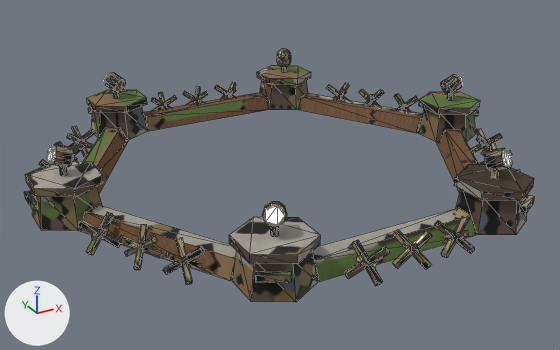
An edit to the glTF model game/assets/models/fort_l6.glb, drawn before and after from the same camera.
Before and after are seen from a camera (50 mm lens) standing at (-1.395, -2.531, 1.243) and looking at (-0.03, -0.05, 0.002). Lighting does not change. The marker at lower left points along +X, +Y and +Z. The older version comes first. Mesh edges are drawn as thin lines. Where no turn or scale is listed for an object, it has been applied to the vertices. Vertices at exactly the same position are counted once.

Objects in the first picture: 'fort_l6'.
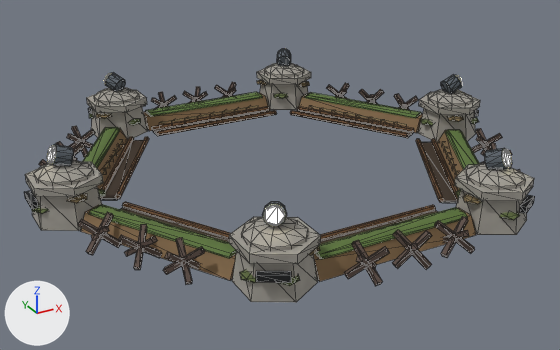
What changed in the scene script:
```text
Change me_cube:
    used by ob_fort_l6; location = (0.645, 0.372, 0.03)
    remove me_cube.from_pydata(...)  # 984 vertices, 1584 faces; spans x -1.64..0.35, y -1.29..0.55, z -0.03..0.24
    add me_cube.from_pydata(...)  # 2220 vertices, 3624 faces; spans x -1.64..0.35, y -1.29..0.55, z -0.03..0.24
    me_cube part 1: the loose piece of 8 vertices spanning x -0.95..-0.33, y 0.31..0.44, z -0.03..0.03 is copied, and the copy is scaled about its middle by (0.935, 0.623, 0.2), then moved by (0.0, 0.0, 0.03); it spans x -0.93..-0.35, y 0.33..0.41, z 0.03..0.04
    me_cube part 2: a new loose piece, a box spanning x -0.945..-0.345, y 0.2274..0.2874, z -0.03..-0.022, in mat_baked (picture img_bake)
    me_cube part 3: a new loose piece, a 6-sided cylinder along x spanning x -0.945..-0.345, y 0.212..0.234, z -0.026..-0.006, in mat_baked (picture img_bake)
    me_cube part 4: a new loose piece, a 6-sided cylinder along x spanning x -0.945..-0.345, y 0.28..0.302, z -0.026..-0.006, in mat_baked (picture img_bake)
    me_cube part 5: the loose piece of 8 vertices spanning x -0.96..-0.34, y -1.18..-1.05, z -0.03..0.03 is copied, and the copy is scaled about its middle by (0.935, 0.623, 0.2), then moved by (0.0, 0.0, 0.03); it spans x -0.93..-0.36, y -1.15..-1.08, z 0.03..0.04
    me_cube part 6: a new loose piece, a box spanning x -0.945..-0.345, y -1.0322..-0.9722, z -0.03..-0.022, in mat_baked (picture img_bake)
    me_cube part 7: a new loose piece, a 6-sided cylinder along x spanning x -0.945..-0.345, y -0.979..-0.957, z -0.026..-0.006, in mat_baked (picture img_bake)
    me_cube part 8: 514 vertices added at x -0.35..0.34, y -1.25..0.51, z -0.03..0.17
    me_cube part 9: 514 vertices added at x -1.63..-0.94, y -1.25..0.51, z -0.03..0.17
    me_cube part 10: 1570 kept faces spanning x -1.64..0.35, y -1.29..0.55, z -0.03..0.24 get new texture (UV) coordinates
    other edits to the shape of me_cube do not show in these pictures
```

Pixel boxes (x1, y1, x2, y2) of what changed, in the pictures (560 x 350 px):
part 1 of me_cube, added (green): after (145, 92, 263, 117)
part 2 of me_cube, added: after (153, 110, 272, 136)
part 3 of me_cube, added (brown): after (157, 110, 276, 136)
part 4 of me_cube, added (brown): after (152, 106, 270, 131)
part 5 of me_cube, added (green): after (315, 207, 468, 259)
part 6 of me_cube, added (mostly hidden): after (320, 210, 438, 244)
part 7 of me_cube, added (brown): after (320, 205, 436, 241)
part 8 of me_cube, added: after (257, 63, 525, 220)
part 9 of me_cube, added: after (32, 87, 320, 286)
part 10 of me_cube, surface changed: (24, 49, 535, 302) in both
